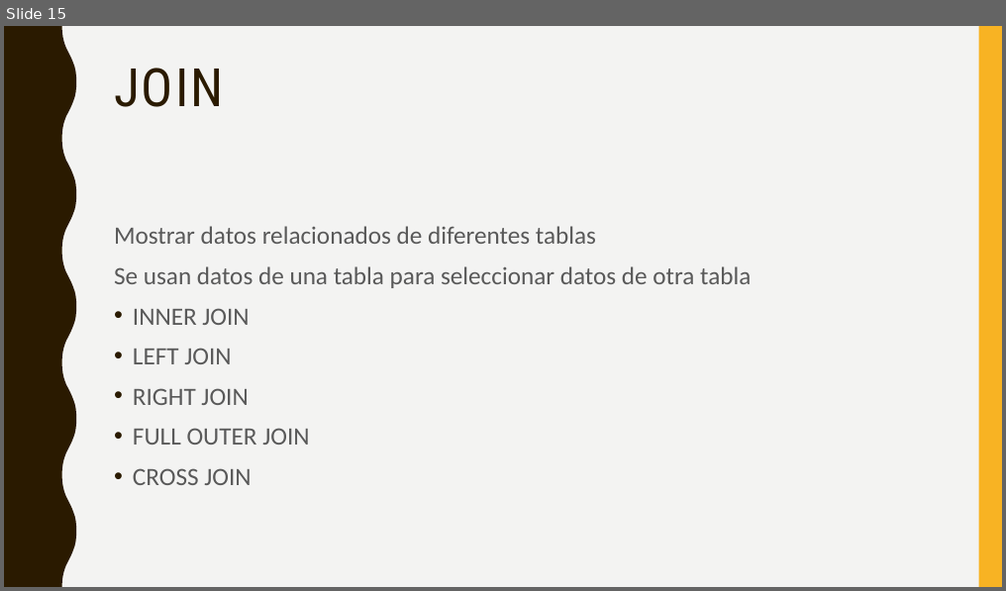
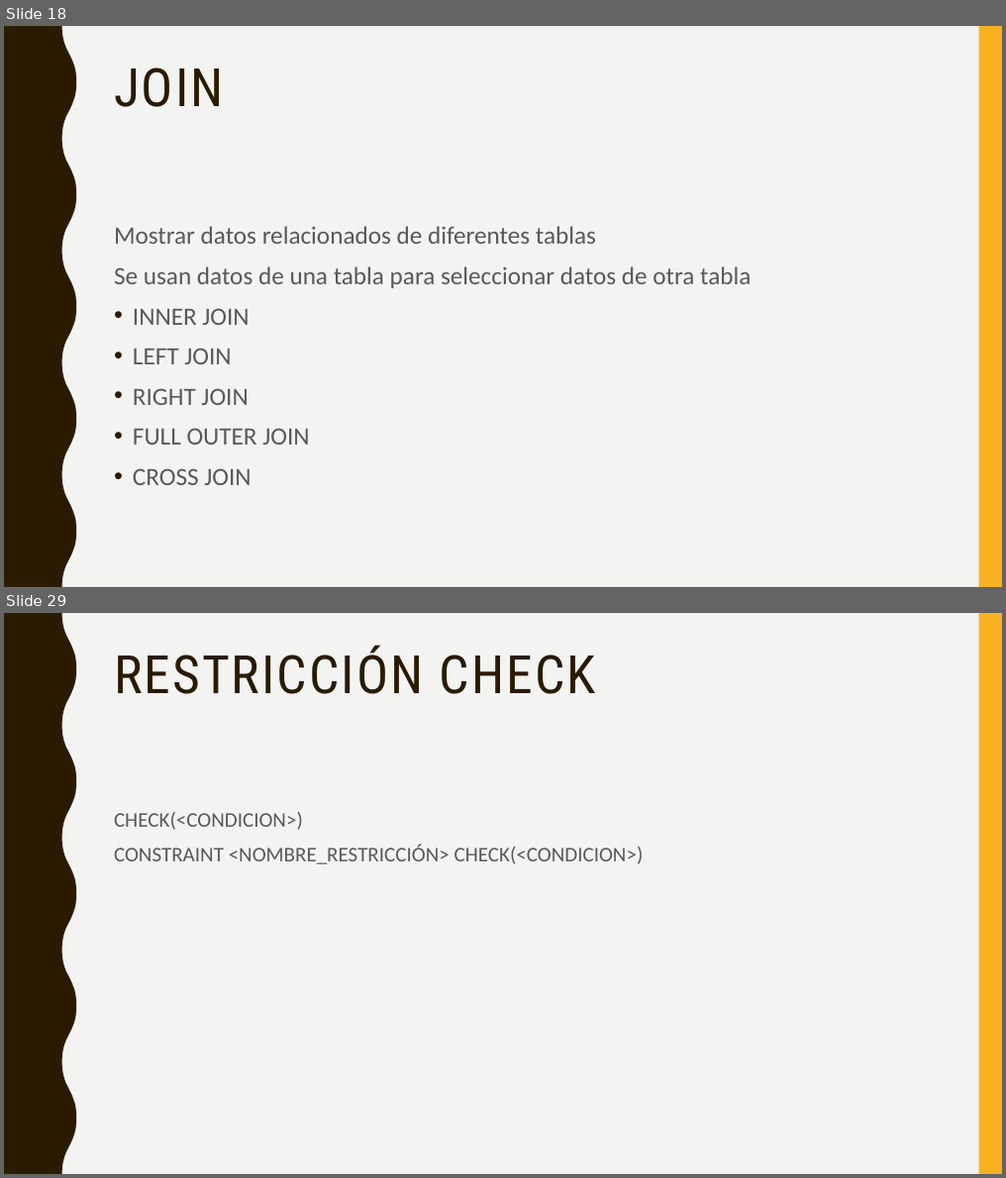
Before and after one commit to crisgon123/backend.tecsup3, a slide deck: Semana 7/Dia 2/Sql server.pptx. Shown one above the other, each under a label of ours: slide 15 before the commit, slides 18 and 29 after it; the slides between them are not shown. The pictures are 1006x591 and 1006x1178 pixels, drawn with LibreOffice and Linux fonts; fonts in the diff are those of the drawing. Boxes give left, top, right and bottom in pixels: in the first picture for what was removed or moved away, otherwise in the second. Text is boxed around its words. In the diff, an @@ line names an element or a change of style, - is before the commit and + after.

```diff
--- a/Semana 7/Dia 2/Sql server.pptx
+++ b/Semana 7/Dia 2/Sql server.pptx
@@ slide 29 added at (x1=4, y1=613, x2=1002, y2=1174), background #F3F3F2; not listed: 2 template elements that a slide beside it also shows @@
@@ title added at (x1=114, y1=646, x2=596, y2=694), 51 pt, text #2A1A00 @@
+RESTRICCIÓN CHECK
@@ text added at (x1=114, y1=812, x2=644, y2=864), 20 pt, text #595959 @@
+CHECK(<CONDICION>)
+CONSTRAINT <NOMBRE_RESTRICCIÓN> CHECK(<CONDICION>)
@@ what was slide 15 is now slide 18 @@
```
Also in this commit, not shown: 1 slide changed, 15 other slides added, 1 other file.
